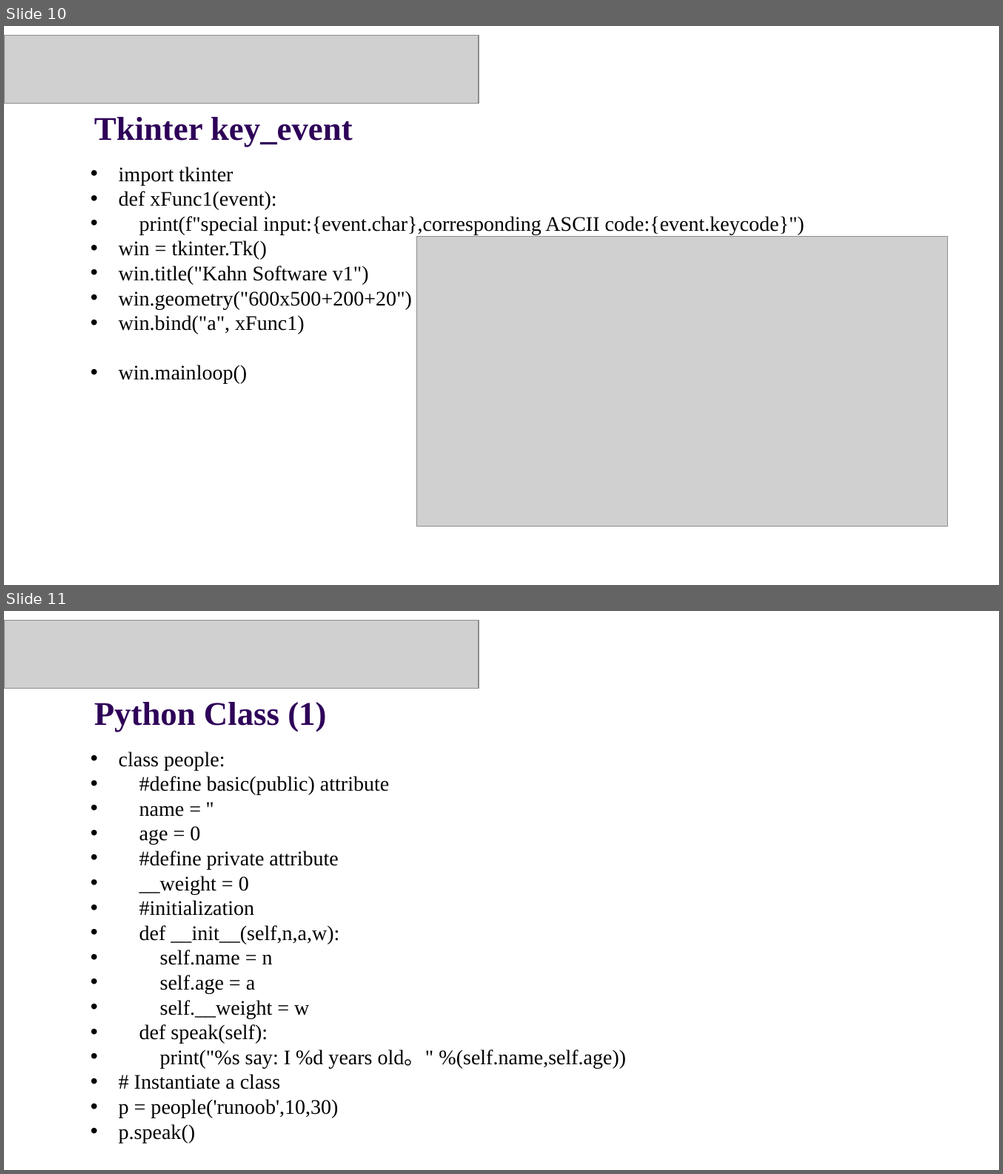
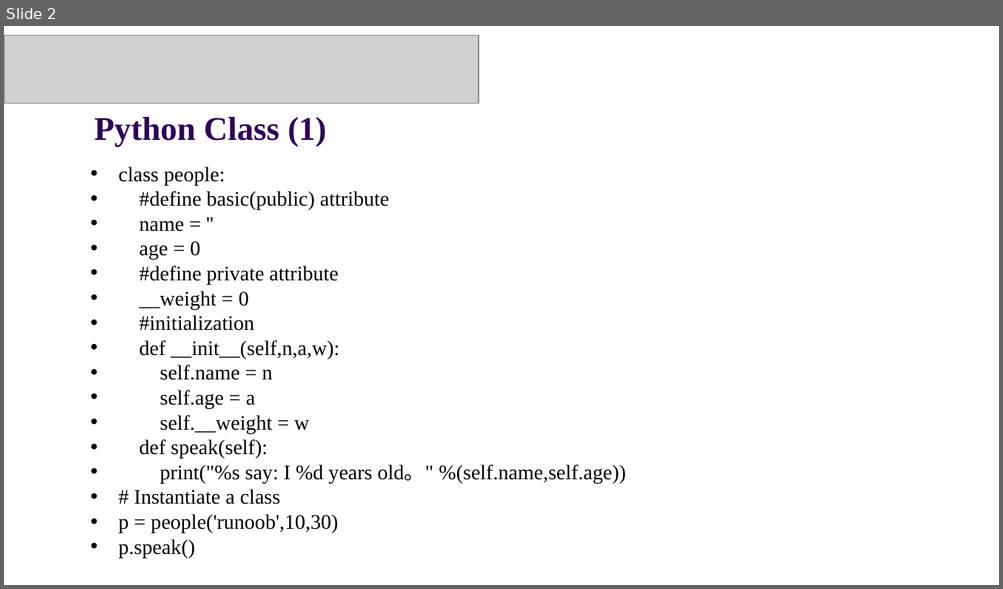
Before and after one commit to Guiliang/courses, a slide deck: cuhk-csc-1004/slides/CSC1004 Tutorial 10.pptx. Shown one above the other, each under a label of ours: slides 10 and 11 before the commit, slide 2 after it. The pictures are 1003x1174 and 1003x589 pixels, drawn with LibreOffice and Linux fonts; fonts in the diff are those of the drawing; grey boxes stand for pictures; background and template pictures are left out. Boxes give left, top, right and bottom in pixels: in the first picture for what was removed or moved away, otherwise in the second. Text is boxed around its words. In the diff, an @@ line names an element or a change of style, - is before the commit and + after.

```diff
--- a/cuhk-csc-1004/slides/CSC1004 Tutorial 10.pptx
+++ b/cuhk-csc-1004/slides/CSC1004 Tutorial 10.pptx
@@ slide 10 removed at box(4, 26, 999, 585), background picture (left out) @@
@@ picture removed at box(4, 35, 478, 103) @@
@@ text removed at box(94, 117, 353, 147) @@
-Tkinter key_event
@@ text removed at box(119, 167, 804, 384) @@
-• import tkinter
-• def xFunc1(event):
-• print(f"special input:{event.char},corresponding ASCII code:{event.keycode}")
-• win = tkinter.Tk()
-• win.title("Kahn Software v1")
-• win.geometry("600x500+200+20")
-• win.bind("a", xFunc1)
-• win.mainloop()
@@ picture removed at box(417, 236, 948, 527) @@
@@ what was slide 11 is now slide 2 @@
```
Also in this commit, not shown: 1 slide changed, 2 slides added, 8 other slides removed, 1 other file.
